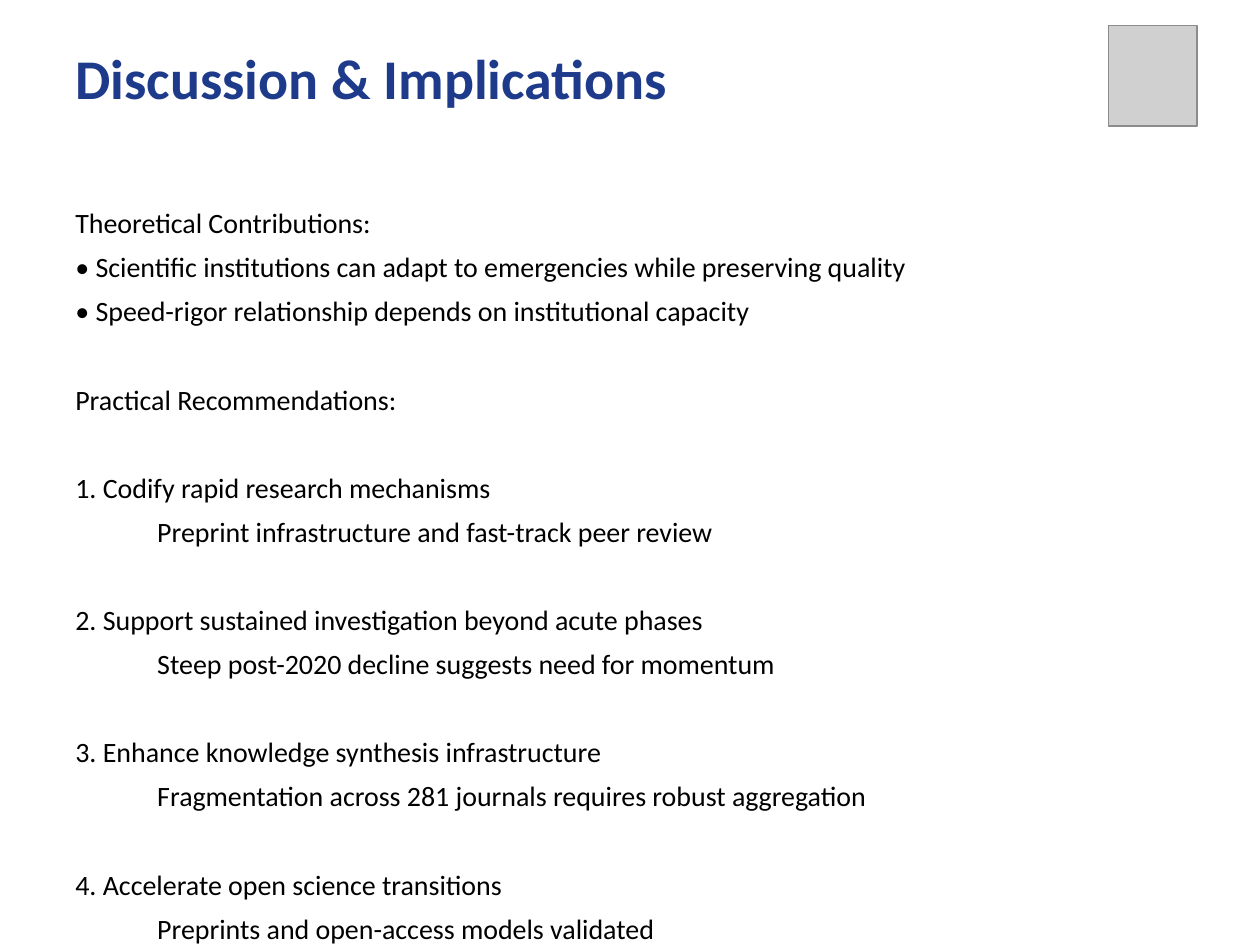
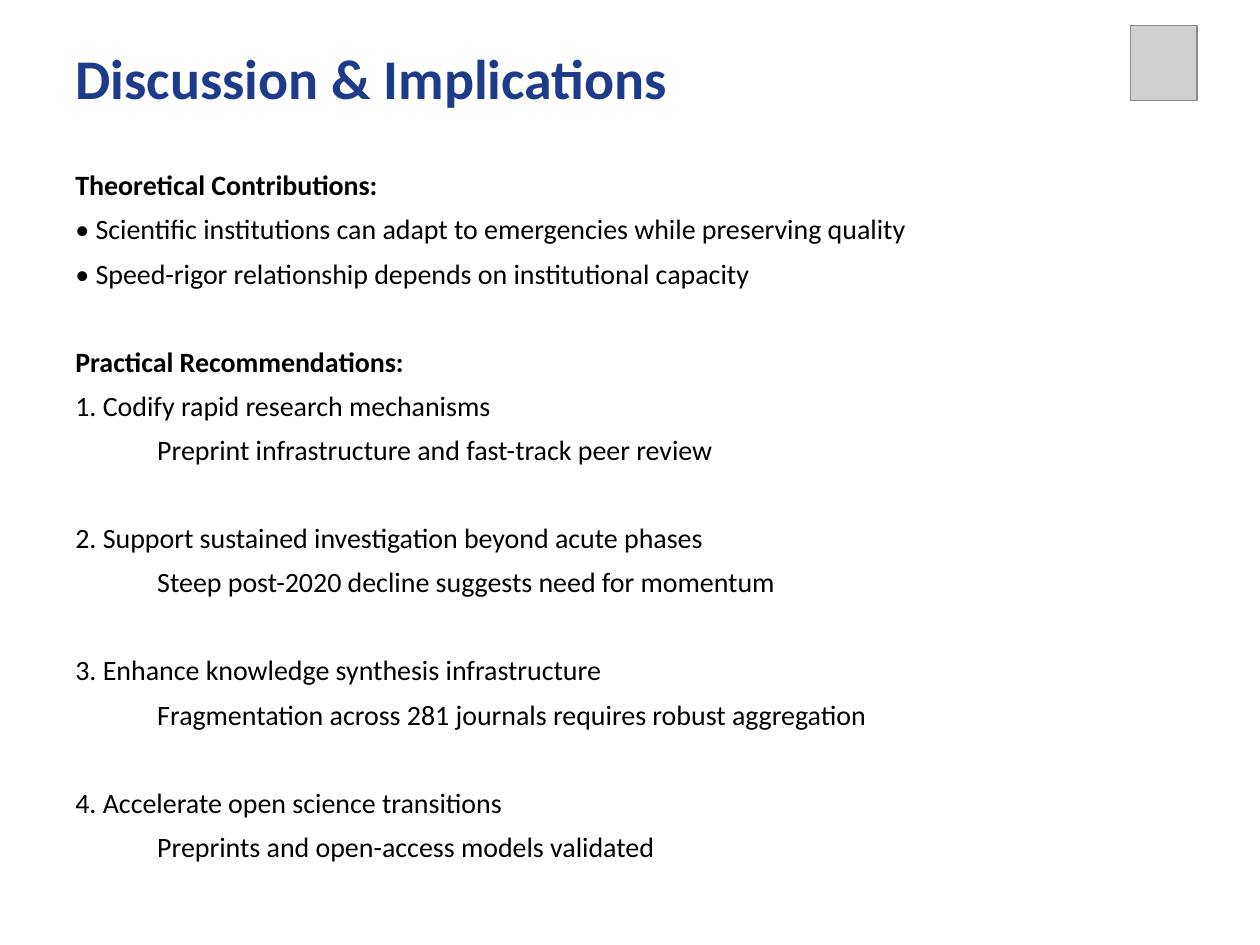
Before and after one commit to eskgyimah/Capstone, a slide deck: slide 9 of PRESENTATION/CAPSTONE_PRESENTATION.pptx. Drawn at 1260x945 pixels with LibreOffice and Linux fonts; fonts in the diff are those of the drawing; grey boxes stand for pictures. Boxes give left, top, right and bottom in pixels: in the first picture for what was removed or moved away, otherwise in the second. Text is boxed around its words. In the diff, an @@ line names an element or a change of style, - is before the commit and + after.

```diff
--- a/PRESENTATION/CAPSTONE_PRESENTATION.pptx
+++ b/PRESENTATION/CAPSTONE_PRESENTATION.pptx
@@ picture: place and size @@
-picture at bbox=[1109, 25, 1197, 126]
+picture at bbox=[1130, 25, 1197, 101]
@@ text "Theoretical Contributions:": place and size @@
-text "Theoretical Contributions:" at bbox=[75, 213, 905, 896]
+text "Theoretical Contributions:" at bbox=[75, 175, 905, 862]
@@ text at bbox=[75, 175, 404, 373]: bold on in "Theoretical Contributions:", "Practical Recommendations:" @@
```
Also in this commit, not shown: 9 other slides changed.
